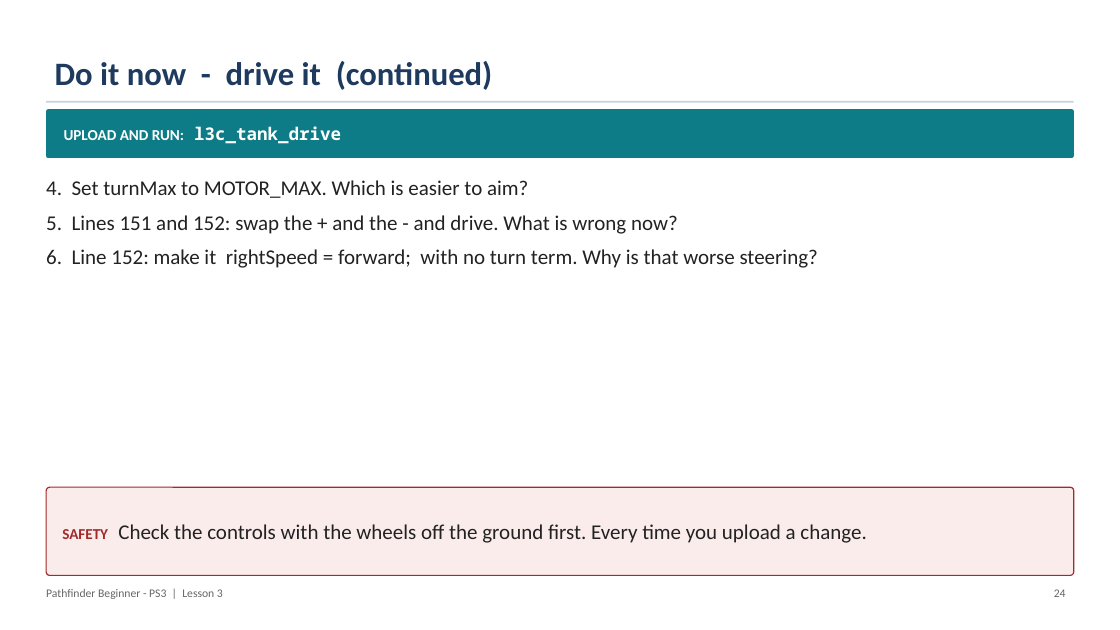
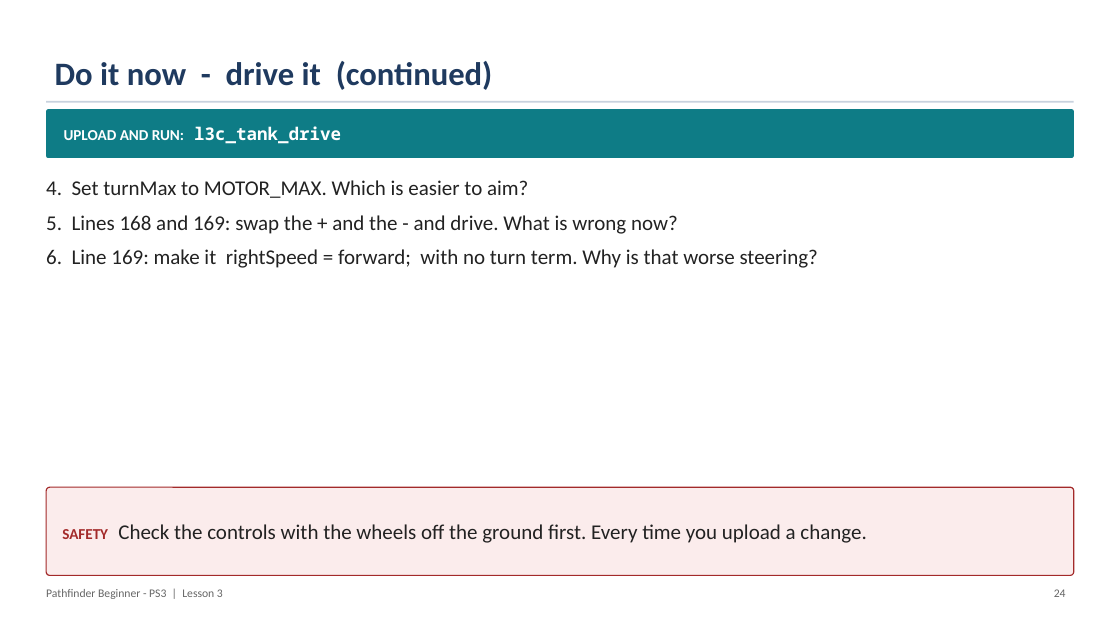
Before and after one commit to PorpoiseRobotics/porpoise-robotics, a slide deck: slide 24 of ground-vehicle/docs/courses/beginner-ps3/l3_controller_programming.pptx. Drawn at 1120x630 pixels with LibreOffice and Linux fonts; fonts in the diff are those of the drawing. Boxes give left, top, right and bottom in pixels: in the first picture for what was removed or moved away, otherwise in the second. Text is boxed around its words. In the diff, an @@ line names an element or a change of style, - is before the commit and + after.

```diff
--- a/ground-vehicle/docs/courses/beginner-ps3/l3_controller_programming.pptx
+++ b/ground-vehicle/docs/courses/beginner-ps3/l3_controller_programming.pptx
@@ text at box(46, 215, 818, 268): text changed @@
-5. Lines 151 and 152: swap the + and the - and drive. What is wrong now?
-6. Line 152: make it rightSpeed = forward; with no turn term. Why is that worse steering?
+5. Lines 168 and 169: swap the + and the - and drive. What is wrong now?
+6. Line 169: make it rightSpeed = forward; with no turn term. Why is that worse steering?
```
Also in this commit, not shown: 6 other slides changed, 13 other files.
